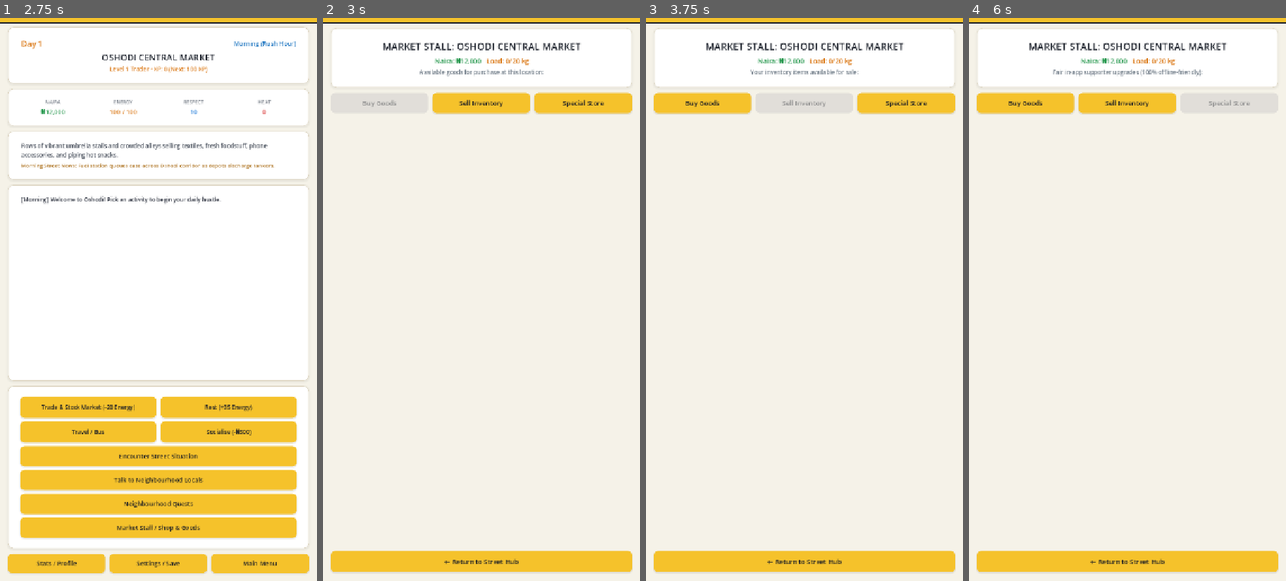
Above: before the commit, frames 1-4 (left to right).
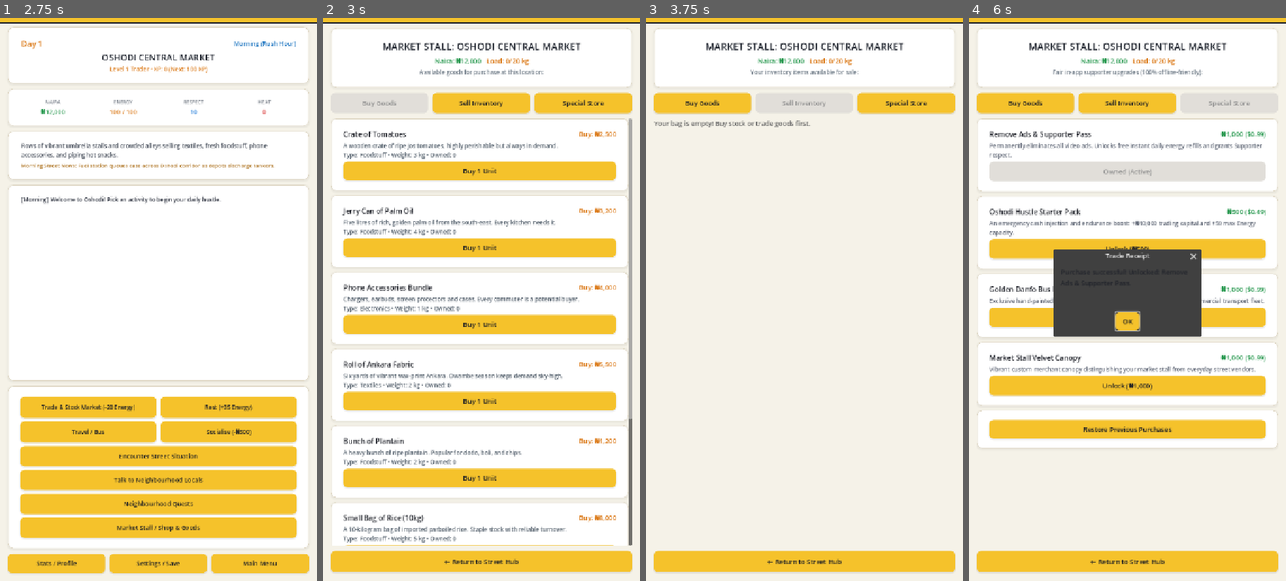
Above: after the commit, the same moments.

Repository: kidkingstrange/oshodi
Game: Godot game, scene res://scenes/main_menu.tscn
Same seed, same stepped clock (60 frames per second), same inputs: the game is played once before the commit and once after it.
Inputs (mouse positions are in pixels of both pictures, inside the frame that each line leads up to):
- Up to frame 1 (2.75 s): click "New Game" at 0.5 s; click "Confirm & Begin Hustle" at 1.25 s; click "Enter Oshodi Hub" at 2 s
- Up to frame 2 (3 s): click "Market Stall / Shop & Goods" at 2.75 s
- Up to frame 3 (3.75 s): click "Sell Inventory" at 3.5 s
- Up to frame 4 (6 s): click "Buy Goods" at 4.25 s; click "Special Store" at 5 s; click (1127, 170) at 5.75 s, where only the run after the commit has a clickable "Unlock (₦1,000)"

Frame 1 is identical in both runs. In frame 2, 20% of the frame differs, in the area x 2-98%, y 17-94%; in frame 3, 0.3%; in frame 4, 20%.
Error before the commit: Invalid access to property or key 'theme_override_font_sizes' on a base object of type 'Label'. (res://scripts/ui/shop_screen.gd:133)

Commit message:
store: generate play store visual assets (icon, feature graphic, framed and clean screenshots) and fix shop theme overrides

Diff:
--- a/scripts/ui/shop_screen.gd
+++ b/scripts/ui/shop_screen.gd
@@ -90,7 +90,7 @@
 	if shop_items.is_empty():
 		var empty_lbl = Label.new()
 		empty_lbl.text = "No trade goods or stock available at this location."
-		empty_lbl.theme_override_colors.font_color = Color(0.4, 0.4, 0.4, 1)
+		empty_lbl.add_theme_color_override("font_color", Color(0.4, 0.4, 0.4, 1))
 		items_container.add_child(empty_lbl)
 		return
 
@@ -102,7 +102,7 @@
 	if GameState.inventory.is_empty():
 		var empty_lbl = Label.new()
 		empty_lbl.text = "Your bag is empty! Buy stock or trade goods first."
-		empty_lbl.theme_override_colors.font_color = Color(0.4, 0.4, 0.4, 1)
+		empty_lbl.add_theme_color_override("font_color", Color(0.4, 0.4, 0.4, 1))
 		items_container.add_child(empty_lbl)
 		return
 
@@ -130,7 +130,7 @@
 	var top_row = HBoxContainer.new()
 	var name_lbl = Label.new()
 	name_lbl.text = item.get("name", "Unknown Item")
-	name_lbl.theme_override_font_sizes.font_size = 16
+	name_lbl.add_theme_font_size_override("font_size", 16)
 	name_lbl.size_flags_horizontal = Control.SIZE_EXPAND_FILL
 	top_row.add_child(name_lbl)
 
@@ -140,8 +140,8 @@
 		unit_price = int(unit_price * 1.15)
 
 	price_lbl.text = ("Buy: %s" if for_buying else "Sell: %s") % GameState.format_naira(unit_price)
-	price_lbl.theme_override_font_sizes.font_size = 15
-	price_lbl.theme_override_colors.font_color = Color(0.12, 0.58, 0.28, 1) if not for_buying else Color(0.85, 0.45, 0.05, 1)
+	price_lbl.add_theme_font_size_override("font_size", 15)
+	price_lbl.add_theme_color_override("font_color", Color(0.12, 0.58, 0.28, 1) if not for_buying else Color(0.85, 0.45, 0.05, 1))
 	top_row.add_child(price_lbl)
 	vbox.add_child(top_row)
 
@@ -154,8 +154,8 @@
 
 	desc_lbl.text = "%s\nType: %s • Weight: %d kg • Owned: %d" % [desc_text, cat, weight, owned_count]
 	desc_lbl.autowrap_mode = TextServer.AUTOWRAP_WORD_SMART
-	desc_lbl.theme_override_font_sizes.font_size = 13
-	desc_lbl.theme_override_colors.font_color = Color(0.3, 0.35, 0.4, 1)
+	desc_lbl.add_theme_font_size_override("font_size", 13)
+	desc_lbl.add_theme_color_override("font_color", Color(0.3, 0.35, 0.4, 1))
 	vbox.add_child(desc_lbl)
 
 	# Action Button Row
@@ -235,7 +235,7 @@
 		var top_row = HBoxContainer.new()
 		var name_lbl = Label.new()
 		name_lbl.text = prod.get("name", "Product")
-		name_lbl.theme_override_font_sizes.font_size = 16
+		name_lbl.add_theme_font_size_override("font_size", 16)
 		name_lbl.size_flags_horizontal = Control.SIZE_EXPAND_FILL
 		top_row.add_child(name_lbl)
 
@@ -243,16 +243,16 @@
 		var price_naira = int(prod.get("price_naira", 1000))
 		var price_usd = prod.get("price_usd", "0.99")
 		price_lbl.text = "%s ($%s)" % [GameState.format_naira(price_naira), price_usd]
-		price_lbl.theme_override_font_sizes.font_size = 15
-		price_lbl.theme_override_colors.font_color = Color(0.12, 0.58, 0.28, 1)
+		price_lbl.add_theme_font_size_override("font_size", 15)
+		price_lbl.add_theme_color_override("font_color", Color(0.12, 0.58, 0.28, 1))
 		top_row.add_child(price_lbl)
 		vbox.add_child(top_row)
 
 		# Description
 		var desc_lbl = Label.new()
 		desc_lbl.text = prod.get("description", "")
-		desc_lbl.theme_override_font_sizes.font_size = 13
-		desc_lbl.theme_override_colors.font_color = Color(0.35, 0.38, 0.44, 1)
+		desc_lbl.add_theme_font_size_override("font_size", 13)
+		desc_lbl.add_theme_color_override("font_color", Color(0.35, 0.38, 0.44, 1))
 		desc_lbl.autowrap_mode = TextServer.AUTOWRAP_WORD_SMART
 		vbox.add_child(desc_lbl)
 
Binary file added: store_assets/clean_1080x1920/screenshot_1_menu.png
Binary file added: store_assets/clean_1080x1920/screenshot_2_character_creation.png
Binary file added: store_assets/clean_1080x1920/screenshot_3_hub.png
Binary file added: store_assets/clean_1080x1920/screenshot_4_situation.png
Binary file added: store_assets/clean_1080x1920/screenshot_5_shop.png
Binary file added: store_assets/clean_1080x1920/screenshot_6_stats.png
Binary file added: store_assets/feature_graphic.png
Binary file added: store_assets/framed/screenshot_1_menu.png
Binary file added: store_assets/framed/screenshot_2_character_creation.png
Binary file added: store_assets/framed/screenshot_3_hub.png
Binary file added: store_assets/framed/screenshot_4_situation.png
Binary file added: store_assets/framed/screenshot_5_shop.png
(and 8 more such lines)
